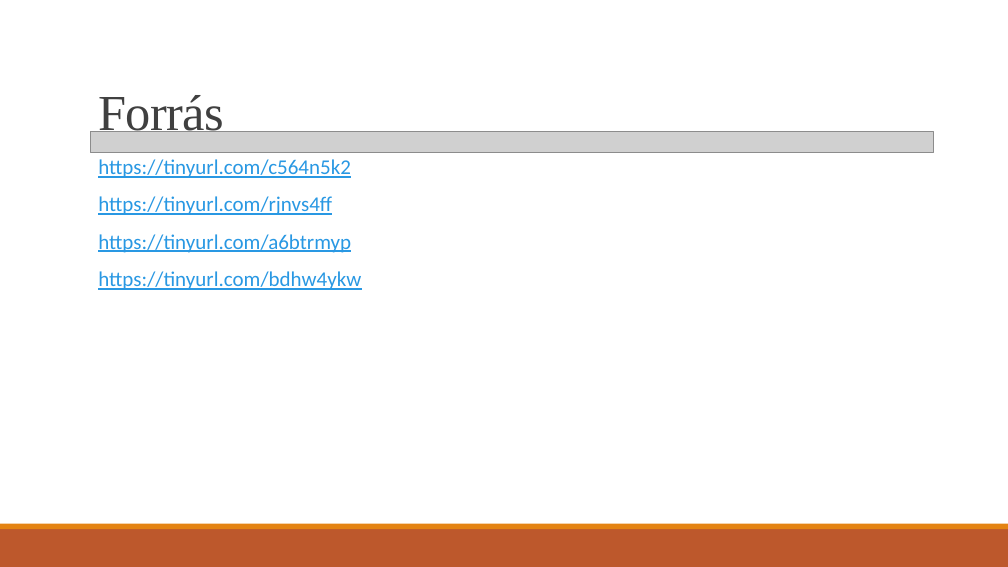
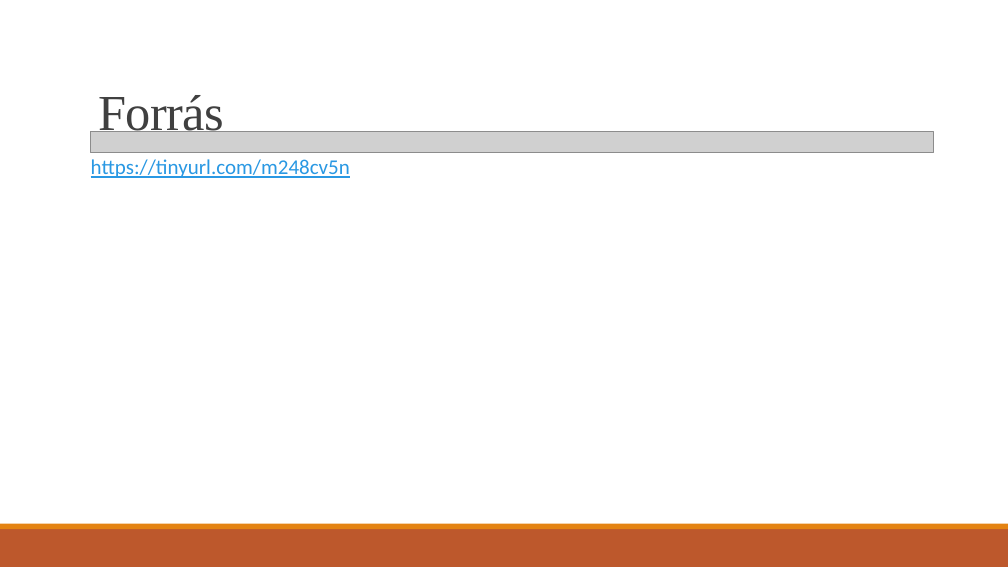
Before and after one commit to vargajanos/Paprika, a slide deck: slide 11 of Beadandó VJ.pptx. Drawn at 1008x567 pixels with LibreOffice and Linux fonts; fonts in the diff are those of the drawing; grey boxes stand for pictures. Boxes give left, top, right and bottom in pixels: in the first picture for what was removed or moved away, otherwise in the second. Text is boxed around its words. In the diff, an @@ line names an element or a change of style, - is before the commit and + after.

Commit message:
ppt

```diff
--- a/Beadandó VJ.pptx
+++ b/Beadandó VJ.pptx
@@ text at [91, 159, 350, 178]: text changed @@
-  https://tinyurl.com/c564n5k2
-  https://tinyurl.com/rjnvs4ff
-  https://tinyurl.com/a6btrmyp
-  https://tinyurl.com/bdhw4ykw
+https://tinyurl.com/m248cv5n
```
Also in this commit, not shown: 1 other slide changed, 8 slides added, 8 slides removed.
